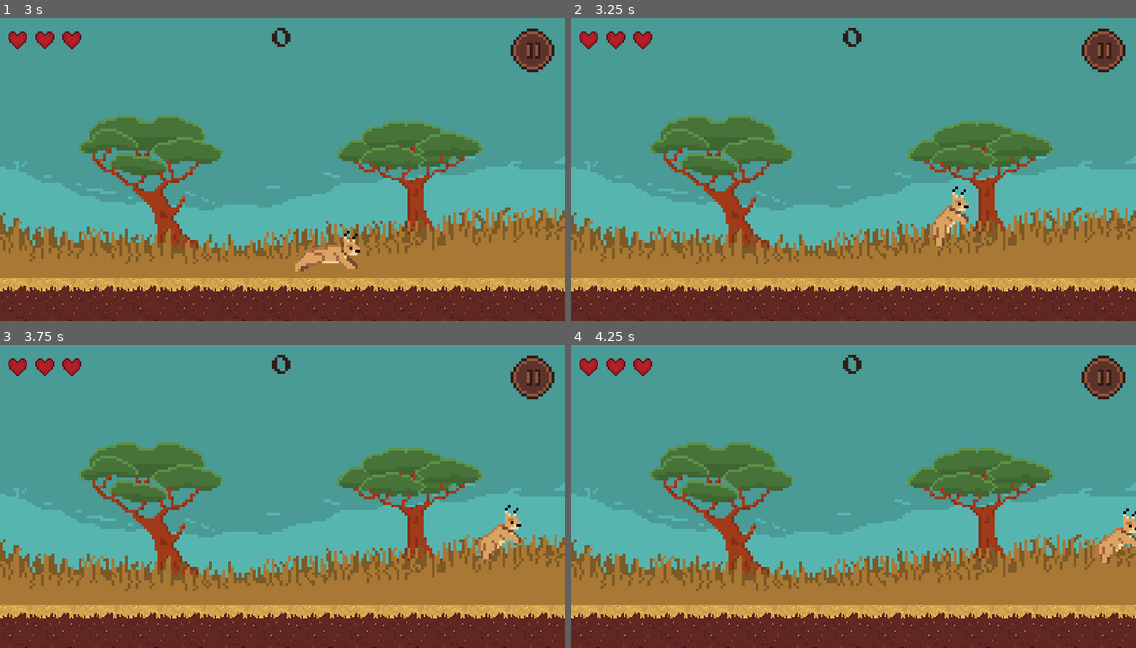
Above: before the commit, frames 1-4 (two rows, left to right).
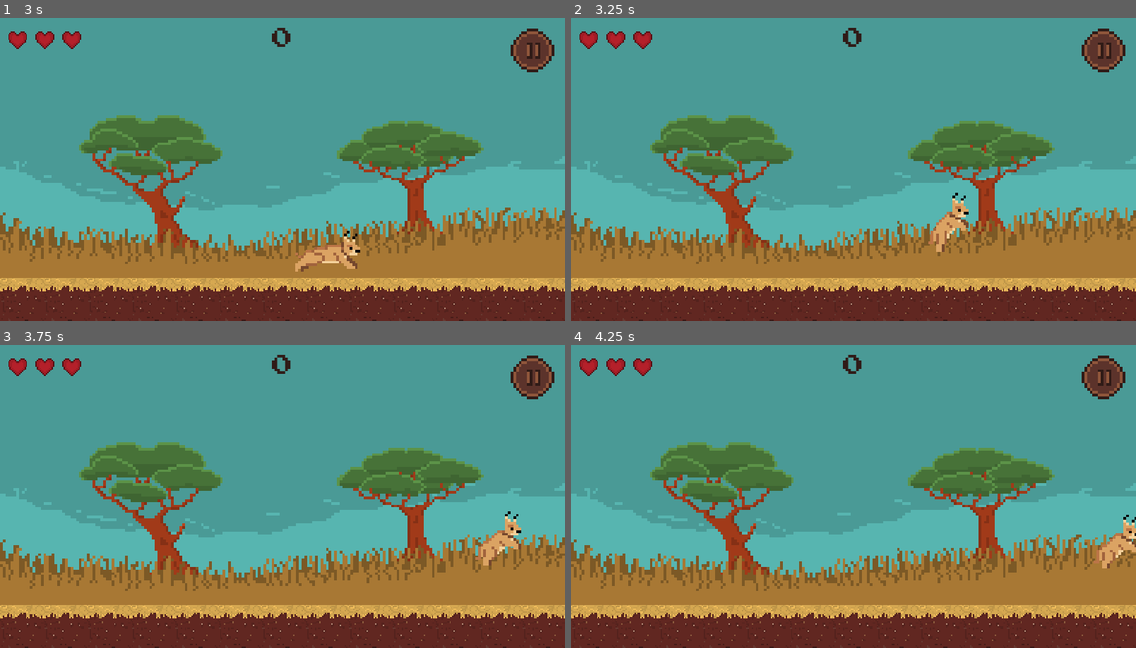
Above: after the commit, the same moments.

Repository: JoshuaW13/Floppa
Game: Godot game, scene res://interface/TitleScreen.tscn
The game is run twice, just before and just after one commit, with the same random seed, the same clock (stepped at 60 frames per second) and the same inputs.
Inputs (mouse positions are in pixels of both pictures, inside the frame that each line leads up to):
- Up to frame 1 (3 s): click (259, 193) at 0.5 s; click (531, 51) at 1.25 s; click (305, 148) at 2 s; move the mouse to (406, 154) at 2.77 s; press the mouse at (406, 154) at 2.78 s; hold D (MoveRight) from 2.78 s (still down)
- Up to frame 2 (3.25 s): keep holding D (MoveRight); tap W (jump) at 3.02, 3.05 s
- Up to frame 3 (3.75 s): keep holding D (MoveRight); tap W (jump) at 3.32, 3.6 s; move the mouse to (169, 511) at 3.52 s; release the mouse at (169, 511) at 3.53 s
- Up to frame 4 (4.25 s): keep holding D (MoveRight); tap W (jump) at 3.77, 4.07 s; click (740, 511) at 3.8 s

Frame 1 is identical in both runs. In frame 2, 0.5% of the frame differs, in the area x 63-71%, y 55-78%; in frame 3, 0.6%, in the area x 84-93%, y 52-73%; in frame 4, 0.5%.

Commit message:
Changed character balancing
- Made Serval able to attack twice in the air and have the most speed and Jump
- Caracal is the most balanced
- Lynx has low HP and movement but high attack

Diff:
--- a/Actors/Ennemies/MartialEagle/MartialEagle.tscn
+++ b/Actors/Ennemies/MartialEagle/MartialEagle.tscn
@@ -450,6 +450,7 @@
 texture = ExtResource( 1 )
 vframes = 2
 hframes = 9
+frame = 3
 
 [node name="AnimationPlayer" type="AnimationPlayer" parent="."]
 anims/FlapLeft = SubResource( 1 )
--- a/Actors/Ennemies/Springbok/springbok.tscn
+++ b/Actors/Ennemies/Springbok/springbok.tscn
@@ -210,14 +210,14 @@
 "values": [ Color( 1, 1, 1, 1 ) ]
 }
 
+[sub_resource type="CapsuleShape2D" id=7]
+height = 37.25
+
 [sub_resource type="CapsuleShape2D" id=8]
-height = 37.25
-
-[sub_resource type="CapsuleShape2D" id=9]
 radius = 8.44797
 height = 13.4949
 
-[sub_resource type="CapsuleShape2D" id=1]
+[sub_resource type="CapsuleShape2D" id=9]
 radius = 4.15332
 height = 7.69336
 
@@ -232,18 +232,18 @@
 texture = ExtResource( 1 )
 vframes = 4
 hframes = 7
-frame = 8
+frame = 27
 
 [node name="AnimationPlayer" type="AnimationPlayer" parent="."]
-anims/DeathLeft = SubResource( 2 )
-anims/DeathRight = SubResource( 3 )
-anims/RunLeft = SubResource( 4 )
-anims/RunRight = SubResource( 5 )
+anims/DeathLeft = SubResource( 1 )
+anims/DeathRight = SubResource( 2 )
+anims/RunLeft = SubResource( 3 )
+anims/RunRight = SubResource( 4 )
 
 [node name="DamageStateAnimator" type="AnimationPlayer" parent="."]
 autoplay = "Rest"
-anims/Damage = SubResource( 6 )
-anims/Rest = SubResource( 7 )
+anims/Damage = SubResource( 5 )
+anims/Rest = SubResource( 6 )
 
 [node name="HurtBox" type="Area2D" parent="."]
 position = Vector2( 0, 3.875 )
@@ -253,11 +253,10 @@
 [node name="CollisionShape2D" type="CollisionShape2D" parent="HurtBox"]
 modulate = Color( 0.0313726, 0.952941, 0.976471, 1 )
 rotation = -1.5708
-shape = SubResource( 8 )
+shape = SubResource( 7 )
 
 [node name="Hitbox" type="Area2D" parent="."]
-position = Vector2( -25.237, -13.7505 )
-rotation = -0.805547
+position = Vector2( -16.2061, -22.9765 )
 collision_layer = 32
 collision_mask = 64
 
--- a/Actors/Player/Jump.gd
+++ b/Actors/Player/Jump.gd
@@ -15,9 +15,11 @@
 	if _event.is_action_pressed("Attack"):
 		player.animationPlayer.clear_queue();
 		if(player.facing=="left"):
+			player.animationPlayer.playback_speed = PlayerData.attackSpeed
 			player.animationPlayer.play("AerialAttackLeft")
 			player.animationPlayer.queue("JumpLeft")
 		elif(player.facing=="right"):
+			player.animationPlayer.playback_speed = PlayerData.attackSpeed
 			player.animationPlayer.play("AerialAttackRight")
 			player.animationPlayer.queue("JumpRight")
 
@@ -30,3 +32,7 @@
 			state_machine.transition_to("Idle")
 		else:
 			state_machine.transition_to("Run")
+
+
+func _on_AnimationPlayer_animation_finished(anim_name: String) -> void:
+	player.animationPlayer.playback_speed = 1.0
--- a/Actors/Player/PLayer.gd
+++ b/Actors/Player/PLayer.gd
@@ -26,6 +26,7 @@
 var animationFree = 1;
 var screen_size = Vector2.ZERO;
 var velocity;
+var attackAnimationSpeed = 1.0
 onready var health = health setget _set_health;
 export onready var attack = attack setget _set_attack;
 
@@ -72,17 +73,13 @@
 	var newSpeed = player_speed.y
 	match value:
 		2:
-			newSpeed = newSpeed * 0.85
+			newSpeed = newSpeed * 0.80
 		4:
 			newSpeed = newSpeed*1.15
 	player_speed.y = newSpeed
 
 func _set_attack(value):
-	print("The value going in here is "+str(value))
 	match value:
-		2:
-			attack = 0.5
-			return
 		3:
 			attack = 1
 			return
@@ -90,7 +87,6 @@
 			attack = 2
 			return
 	attack = 1;
-	print("attack is "+str(attack))
 
 func set_knock():
 	if damageStatesAnimations.current_animation != "Invincibility":
--- a/Actors/Player/PLayer.tscn
+++ b/Actors/Player/PLayer.tscn
@@ -1152,7 +1152,7 @@
 texture = ExtResource( 1 )
 vframes = 7
 hframes = 10
-frame = 20
+frame = 46
 
 [node name="Detection range" type="Area2D" parent="."]
 position = Vector2( 1.80709, -11.2975 )
@@ -1197,8 +1197,7 @@
 anims/Rest = SubResource( 16 )
 
 [node name="Position2D" type="Position2D" parent="."]
-position = Vector2( -4.014, 0 )
-scale = Vector2( -1, 1 )
+position = Vector2( -2.082, 0 )
 
 [node name="Hitbox" type="Area2D" parent="Position2D"]
 position = Vector2( -16.7975, -11.2975 )
@@ -1212,9 +1211,8 @@
 disabled = true
 
 [node name="Position2D2" type="Position2D" parent="."]
-position = Vector2( 0, 2.97302 )
+position = Vector2( -5.91889, 3.12167 )
 rotation = -3.14159
-scale = Vector2( -1, 1 )
 
 [node name="GroundHitbox" type="Area2D" parent="Position2D2"]
 position = Vector2( 5.35143, -1.04055 )
@@ -1224,12 +1222,13 @@
 [node name="CollisionShape2D" type="CollisionShape2D" parent="Position2D2/GroundHitbox"]
 visible = false
 modulate = Color( 0.878431, 0.588235, 0.176471, 1 )
-position = Vector2( 7.5812, 5.50008 )
+position = Vector2( 7.72985, 5.05412 )
 shape = SubResource( 18 )
 disabled = true
 
 [node name="HurtBox" type="Area2D" parent="."]
-position = Vector2( -2.251, 3.94 )
+position = Vector2( -0.530032, -2.15278 )
+rotation = 0.785398
 collision_layer = 64
 collision_mask = 32
 
@@ -1247,5 +1246,6 @@
 position = Vector2( -0.117985, 11.4445 )
 rotation = -1.5708
 shape = SubResource( 20 )
+[connection signal="animation_finished" from="AnimationPlayer" to="StateMachine/Jump" method="_on_AnimationPlayer_animation_finished"]
 [connection signal="area_entered" from="HurtBox" to="." method="_on_HurtBox_area_entered"]
 [connection signal="timeout" from="InvulnerabilityTimer" to="." method="_on_InvulnerabilityTimer_timeout"]
--- a/PlayerData.gd
+++ b/PlayerData.gd
@@ -5,16 +5,17 @@
 const LYNX_KILL_COUNT = 10;
 
 #unlocks
-var serval = false;
-var lynx = false;
+var serval = true;
+var lynx = true;
 signal character_unlocked(notificationText)
 
 #stats
 var speed = 3
 var power = 3
 var health =3
-var jump =4
+var jump =3
 var spritePath = "res://Actors/Player/CaracalIdle-Sheet.png"
+var attackSpeed = 1.0
 
 #check highscore and update
 func check_highscore(score):
--- a/interface/CharacterData.gd
+++ b/interface/CharacterData.gd
@@ -8,3 +8,4 @@
 var powerValue =0
 var healthValue = 0
 var jumpValue = 0
+var attackSpeed = 1.0
--- a/interface/CharacterInfo.gd
+++ b/interface/CharacterInfo.gd
@@ -35,15 +35,15 @@
 func _setupCharacterData():
 	# Caracal
 	var caracalData = characterDataClass.new()
-	characterArray.append(_setCharacterData(caracalData,3,3,3,4, caracalSpriteSheetPath, caracalImagePath, ""))
+	characterArray.append(_setCharacterData(caracalData,3,3,3,3, caracalSpriteSheetPath, caracalImagePath, "", 1.0))
 	#Serval
 	var servalData = characterDataClass.new()
-	characterArray.append(_setCharacterData(servalData,4,3,3,3, servalSpriteSheetPath, servalImagePath, SERVAL_TOOLTIP))
+	characterArray.append(_setCharacterData(servalData,4,3,3,4, servalSpriteSheetPath, servalImagePath, SERVAL_TOOLTIP, 1.5))
 	#Lynx
 	var lynxData = characterDataClass.new()
-	characterArray.append(_setCharacterData(lynxData,3,4,2,2, lynxSpriteSheetPath, lynxImagePath, LYNX_TOOLTIP))
+	characterArray.append(_setCharacterData(lynxData,3,4,2,2, lynxSpriteSheetPath, lynxImagePath, LYNX_TOOLTIP, 1.0))
 
-func _setCharacterData(my_character, speed, power, health, jump, sprite, image, tooltip):
+func _setCharacterData(my_character, speed, power, health, jump, sprite, image, tooltip, attackSpeed):
 	my_character.speedValue =speed
 	my_character.powerValue = power
 	my_character.healthValue = health
@@ -51,6 +51,7 @@
 	my_character.spritePath = sprite
 	my_character.imagePath = image
 	my_character.toolTip = tooltip
+	my_character.attackSpeed = attackSpeed
 	return my_character
 
 func _setCharacterStats(my_character):
@@ -106,4 +107,5 @@
 	if(!_character_unlocked(currentCharacterIndex)):
 		return
 	PlayerData._setCharacterInfo(my_character.speedValue, my_character.powerValue,my_character.healthValue,my_character.jumpValue, my_character.spritePath)
+	PlayerData.attackSpeed = my_character.attackSpeed
 	emit_signal("characterSelected")
Not shown: 9 places in Actors/Ennemies/Springbok/springbok.tscn that only renumber resources
